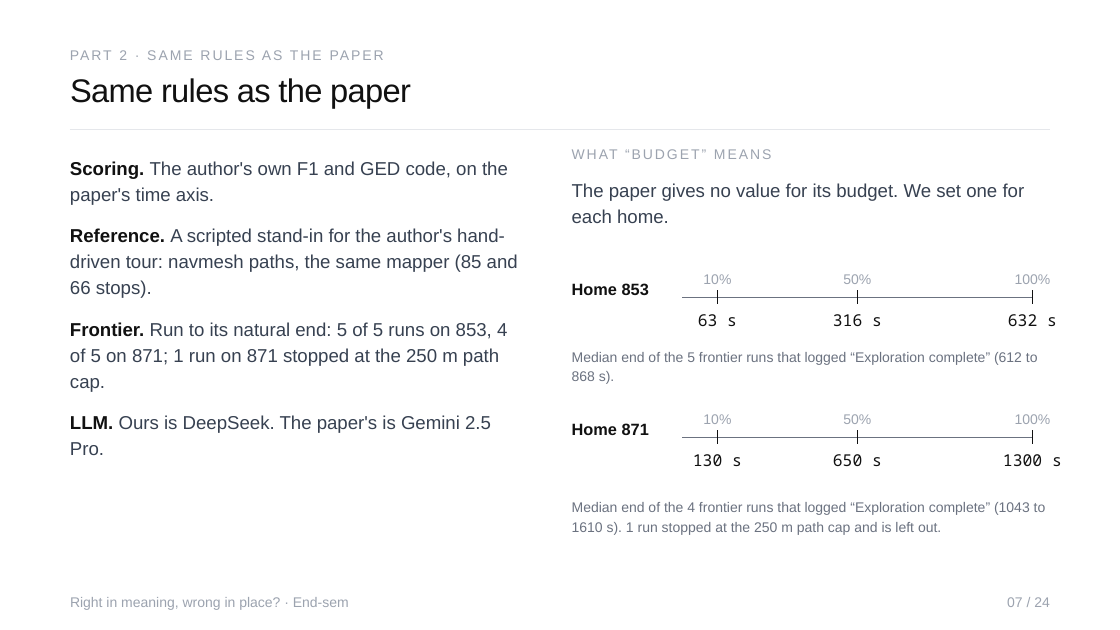
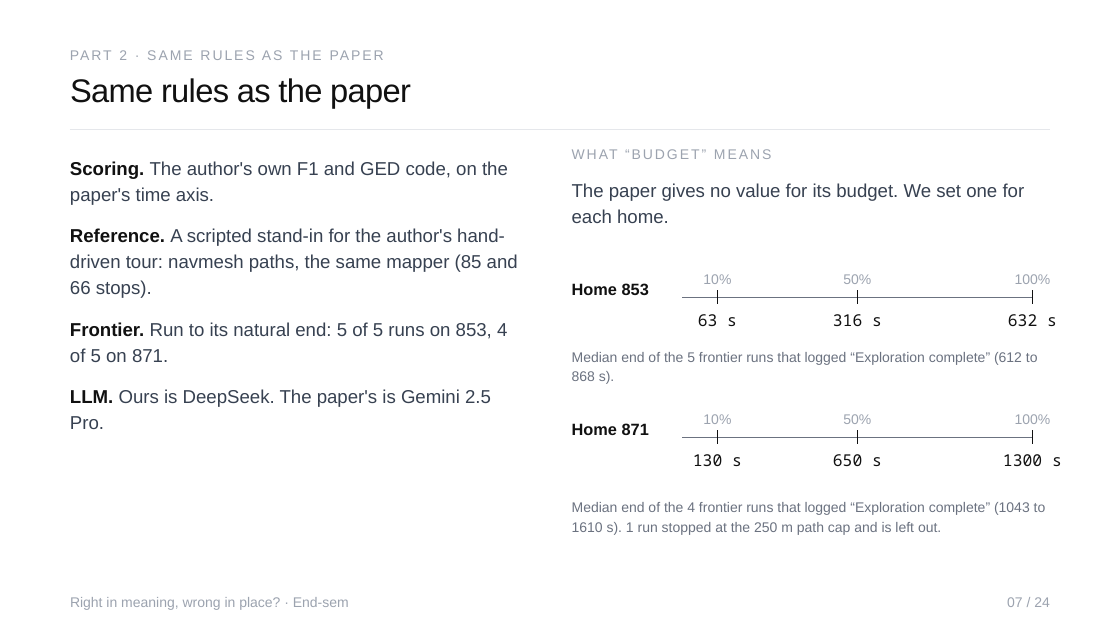
Before and after one commit to Sher110106/validity-aware-active-semantic-exploration, a slide deck: slide 7 of docs/endsem_2026-11/ASP_Endsem.pptx. Drawn at 1120x630 pixels with LibreOffice and Linux fonts; fonts in the diff are those of the drawing. Boxes give left, top, right and bottom in pixels: in the first picture for what was removed or moved away, otherwise in the second. Text is boxed around its words. In the diff, an @@ line names an element or a change of style, - is before the commit and + after.

```diff
--- a/docs/endsem_2026-11/ASP_Endsem.pptx
+++ b/docs/endsem_2026-11/ASP_Endsem.pptx
@@ text at <box>70,322,507,362</box>: text changed @@
-Frontier. Run to its natural end: 5 of 5 runs on 853, 4 of 5 on 871; 1 run on 871 stopped at the 250 m path cap.
+Frontier. Run to its natural end: 5 of 5 runs on 853, 4 of 5 on 871.
@@ text "LLM. Ours is DeepSeek. The ...": place and size @@
-text "LLM. Ours is DeepSeek. The ..." at <box>70,415,491,455</box>
+text "LLM. Ours is DeepSeek. The ..." at <box>70,389,491,429</box>
```
Also in this commit, not shown: 3 other slides changed, 5 other files.
